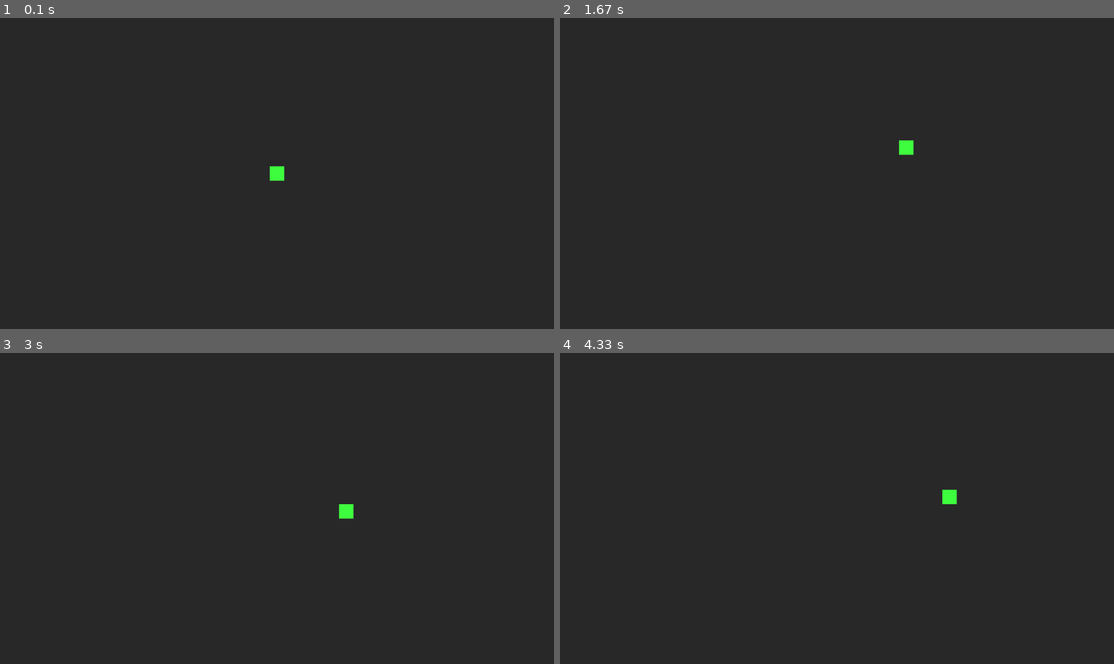
Above: before the commit, frames 1-4 (two rows, left to right).
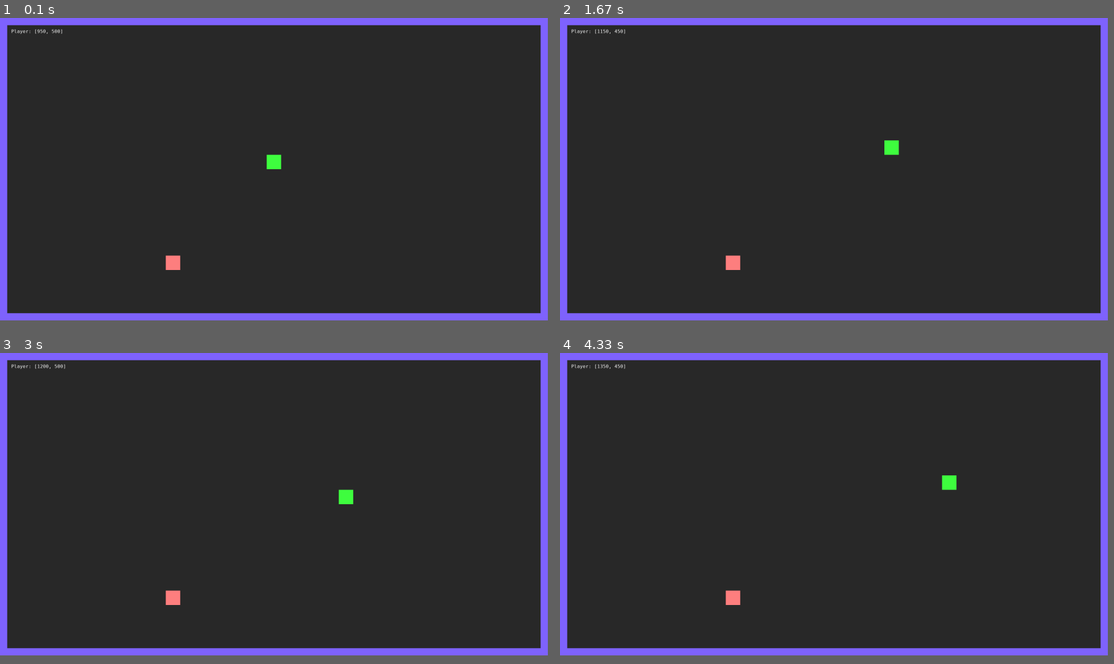
Above: after the commit, the same moments.

Repository: Eoic/Pygame-exp
Game: pygame game, started from client/main.py
Same seed, same stepped clock (60 frames per second), same inputs: the game is played once before the commit and once after it.
Inputs:
- Up to frame 1 (0.1 s): no input
- Up to frame 2 (1.67 s): hold D 0.33-0.8 s; hold W 0.83-1.13 s; hold D 1.17-1.63 s
- Up to frame 3 (3 s): hold S 2.23-2.53 s; hold A 2.57-2.97 s
- Up to frame 4 (4.33 s): hold W 3-3.37 s; hold D 3.4-4.03 s; hold S from 4.07 s (still down)
In our replay, the window is 900x506 before the commit and 890x492 after it. These sizes can differ from the game's own. Grey fills any space a smaller window leaves; there, only what the larger window draws over its background counts as a difference.

The runs differ from the first frame. In frame 1, 7.6% of the frame differs, in the area x 0-99%, y 0-98%; in frame 2, 7.6%; in frame 3, 7.6%; in frame 4, 7.6%.

Commit message:
Movement overlap, food collection.

Diff:
--- a/client/core/constants.py
+++ b/client/core/constants.py
@@ -1 +1,4 @@
 PIXELS_PER_UNIT = 50
+CELL_SIZE = 50
+WORLD_WIDTH = 1900
+WORLD_HEIGHT = 1050
--- /dev/null
+++ b/client/core/food_spawner.py
@@ -0,0 +1,16 @@
+import pygame
+import random
+from core.constants import WORLD_WIDTH, WORLD_HEIGHT, CELL_SIZE
+
+
+class FoodSpawner:
+    food_position: pygame.Vector2
+
+    def spawn_food(self):
+        self.food_position = pygame.Vector2(
+            CELL_SIZE * round(random.randint(CELL_SIZE, WORLD_WIDTH - CELL_SIZE) / 50),
+            CELL_SIZE * round(random.randint(CELL_SIZE, WORLD_HEIGHT - CELL_SIZE) / 50)
+        )
+
+    def consume_food(self):
+        self.spawn_food()
--- a/client/core/player.py
+++ b/client/core/player.py
@@ -1,22 +1,25 @@
 import uuid
 import pygame.transform
 from pygame import key, K_w, K_s, K_a, K_d
-from core.constants import PIXELS_PER_UNIT
+from core.constants import PIXELS_PER_UNIT, CELL_SIZE, WORLD_WIDTH, WORLD_HEIGHT
 from core.world_object import WorldObject
+from core.food_spawner import FoodSpawner
 
 
 class Player(WorldObject):
     id: uuid.UUID
     speed: float
     direction: pygame.Vector2
+    tail: list[pygame.Rect] = []
 
-    def __init__(self, size: float, color: pygame.Color, speed: float = 0.0) -> None:
+    def __init__(self, size: float, color: pygame.Color, food_spawner: FoodSpawner, speed: float = 0.0) -> None:
         super().__init__(color=color)
         self.id = uuid.uuid4()
         self.speed = speed
         self.acc_position = self.transform.position
         self.rect.size = [size, size]
         self.direction = pygame.Vector2(0, 0)
+        self.food_spawner = food_spawner
 
     def handle_input(self):
         keys = key.get_pressed()
@@ -39,14 +42,61 @@
 
     def handle_update(self, delta_time: float):
         if self.transform.direction.length() != 0:
+            prev_position = pygame.Vector2(self.transform.position.x, self.transform.position.y)
             self.acc_position = self.acc_position + self.speed * delta_time * self.transform.direction.normalize()
-            self.transform.position = pygame.Vector2(
+
+            next_position = pygame.Vector2(
                 PIXELS_PER_UNIT * round(self.acc_position.x / PIXELS_PER_UNIT),
                 PIXELS_PER_UNIT * round(self.acc_position.y / PIXELS_PER_UNIT)
             )
 
+            # TODO: update tail items here.
+            # for index in range(1, len(self.tail)):
+            #     tail_curr = self.tail[index - 1]
+            #     tail_curr.center = [self.transform.position.x, self.transform.position.y]
+
+            if next_position.x >= WORLD_WIDTH:
+                next_position.x = 50
+                self.acc_position.x = 50
+            elif next_position.x < 50:
+                next_position.x = WORLD_WIDTH - 50
+                self.acc_position.x = WORLD_WIDTH - 50
+
+            if next_position.y >= WORLD_HEIGHT:
+                next_position.y = 50
+                self.acc_position.y = 50
+            elif next_position.y < 50:
+                next_position.y = WORLD_HEIGHT - 50
+                self.acc_position.y = WORLD_HEIGHT - 50
+
+            if self.is_food_reachable(self.food_spawner.food_position):
+                pos = self.food_spawner.food_position
+                self.food_spawner.consume_food()
+                self.tail.append(pygame.Rect(pos.x - 25, pos.y - 25, 50, 50))
+
+            if prev_position != next_position:
+                # prev_tail_pos = self.tail[0].center
+
+                if len(self.tail) > 0:
+                    for tail_idx in range(1, len(self.tail)):
+                        self.tail[tail_idx].centerx = self.tail[tail_idx - 1].centerx
+                        self.tail[tail_idx].centery = self.tail[tail_idx - 1].centery
+
+                    self.tail[0].center = [prev_position.x, prev_position.y]
+
+            self.transform.position = next_position
+
+    def is_food_reachable(self, food_position: pygame.Vector2):
+        if self.transform.position.x == food_position.x and self.transform.position.y == food_position.y:
+            return True
+
+        return False
+
     def handle_render(self, surface):
         pygame.draw.rect(surface, self.color, self.rect)
+
+        for tail_idx in range(len(self.tail)):
+            pygame.draw.rect(surface, self.color, self.tail[tail_idx])
 
     def set_speed(self, value: float) -> None:
         if value < 0:
--- a/client/game.py
+++ b/client/game.py
@@ -1,14 +1,15 @@
 import pygame
 from core.events import EventHandler
 from core.player import Player
+from core.constants import WORLD_WIDTH, WORLD_HEIGHT, CELL_SIZE
+from core.food_spawner import FoodSpawner
 
 
 # Examples
 # Text:
-# font = pygame.freetype.SysFont('Cascadia Mono', 16)
+#
 # self.surface.fill((42, 42, 42))
-# text_surface_one, _ = font.render(f'Player: {player.transform.position}', (255, 255, 255))
-# self.surface.blit(text_surface_one, (40, 40))
+
 
 
 class GameId:
@@ -21,7 +22,8 @@
     clock: pygame.time.Clock
     surface: pygame.Surface
     target_fps: int
-    resolution = (1920, 1080)
+    resolution = (WORLD_WIDTH, WORLD_HEIGHT)
+    border_width = 25
 
     def __init__(self, target_fps: int = 60):
         pygame.init()
@@ -30,18 +32,34 @@
         self.is_running = False
         self.target_fps = target_fps
         self.clock = pygame.time.Clock()
-        self.surface = pygame.display.set_mode(self.resolution, pygame.RESIZABLE)
+        self.surface = pygame.display.set_mode(self.resolution)
 
     def run(self):
         self.is_running = True
-        player = Player(speed=220.0, size=50, color=pygame.Color(64, 255, 64))
-        player.transform.set_position(pygame.Vector2(self.surface.get_width() / 2, self.surface.get_height() / 2))
+        food_spawner = FoodSpawner()
+        food_spawner.spawn_food()
+        player = Player(speed=220.0, size=50, color=pygame.Color(64, 255, 64), food_spawner=food_spawner)
+        player.transform.set_position(pygame.Vector2(
+            CELL_SIZE * round(self.surface.get_width() / 2 / CELL_SIZE),
+            CELL_SIZE * round(self.surface.get_height() / 2 / CELL_SIZE)
+        ))
+
+        font = pygame.freetype.SysFont('Cascadia Mono', 16)
 
         while self.is_running:
             for event in pygame.event.get():
                 EventHandler.notify(event)
 
             self.surface.fill((42, 42, 42))
+
+            text_surface_one, _ = font.render(f'Player: {player.transform.position}', (255, 255, 255))
+            self.surface.blit(text_surface_one, (40, 40))
+
+            pygame.draw.rect(self.surface, (128, 100, 255), (0, 0, WORLD_WIDTH, WORLD_HEIGHT), self.border_width)
+
+            if food_spawner.food_position is not None:
+                pygame.draw.rect(self.surface, (255, 128, 128), (food_spawner.food_position.x - 25, food_spawner.food_position.y - 25, 50, 50))
+
             player.handle_input()
             player.handle_update(self.delta_time)
             player.handle_render(self.surface)
